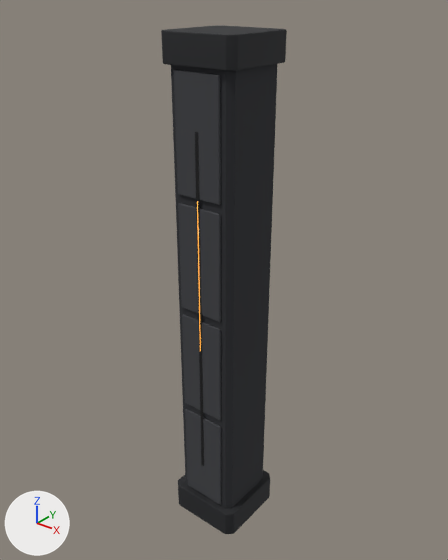
The glTF model assets/environments/nova_grid/nvg_env_pillar_a.glb as it was, and as the next commit left it.
Before and after are seen from a 50 mm camera at (4.0, -5.0, 6.44) aimed at (-0.08, 0.1, 3.28). Arrows for +X, +Y and +Z are at lower left; the lights stay in place. The picture after the commit comes second. Where no turn or scale is listed for an object, it has been applied to the vertices. Vertices at exactly the same position are counted once.

The first picture shows 'mesh_intact'.
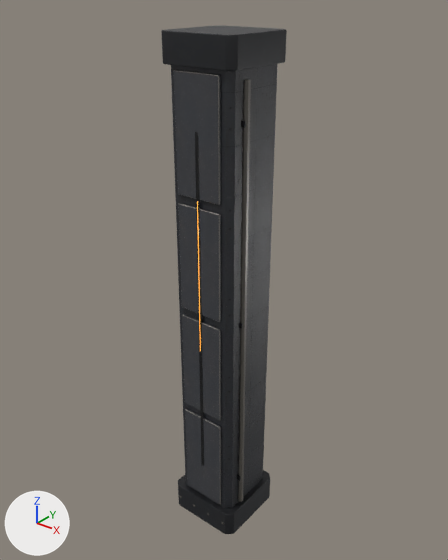
Boxes [x1, y1, x2, y2] around the edits, measured in the pictures (448 x 560 px):
'mesh_intact', reshaped
    both: [161, 26, 287, 534]
part 1 of me_mesh_intact, added
    after: [238, 79, 251, 502]
part 2 of me_mesh_intact, recoloured
    both: [174, 70, 221, 504]

The change, as a list of edits to the scene's bpy script:
```text
Change mat_mat_concrete_nvg:
    remove # nodes: BsdfPrincipled, OutputMaterial
    remove # colours: dark grey #2d2e32
    nodes: BsdfPrincipled, Math, Mix x2, NormalMap, OutputMaterial, SeparateColor, TexImage x3, VertexColor
    colours: pale pink #cdb9c5, mixed with the vertex colours
    uses the picture img_nvg_mat_reinforced_steel_a_albedo
    uses the picture img_nvg_mat_reinforced_steel_a_normal
    uses the picture img_nvg_mat_reinforced_steel_a_orm
Change mat_mat_concrete_nvg_panel:
    remove # nodes: BsdfPrincipled, OutputMaterial
    remove # colours: dark grey #3f4044
    nodes: BsdfPrincipled, Math, Mix x2, NormalMap, OutputMaterial, SeparateColor, TexImage x3, VertexColor
    colours: white #e8dcd7, mixed with the vertex colours
    uses the picture img_shr_mat_painted_panel_a_albedo
    uses the picture img_shr_mat_painted_panel_a_normal
    uses the picture img_shr_mat_painted_panel_a_orm
Add mat_trim_trim_nvg:
    mat_trim_trim_nvg = bpy.data.materials.new('trim_trim_nvg')
    # colours: beige #a19687, mixed with the vertex colours
    # uses the picture img_shr_mat_brushed_steel_a_albedo
    # uses the picture img_shr_mat_brushed_steel_a_normal
    # uses the picture img_shr_mat_brushed_steel_a_orm
Add mat_trim_edge_nvg:
    mat_trim_edge_nvg = bpy.data.materials.new('trim_edge_nvg')
    # colours: light grey #c6bbaa, mixed with the vertex colours
    # uses the picture img_shr_mat_brushed_steel_a_albedo
    # uses the picture img_shr_mat_brushed_steel_a_normal
    # uses the picture img_shr_mat_brushed_steel_a_orm
Change me_mesh_intact:
    remove me_mesh_intact.from_pydata(...)  # 224 vertices, 412 faces; spans x -0.48..0.48, y -0.48..0.48, z 0.0..6.0
    add me_mesh_intact.from_pydata(...)  # 292 vertices, 516 faces; spans x -0.48..0.48, y -0.49..0.48, z 0.0..6.0
    me_mesh_intact part 1: a new loose piece, a 6-sided cylinder along z spanning x 0.4..0.46, y -0.235..-0.165, z 0.4..5.6, in mat_trim_trim_nvg
    me_mesh_intact part 2: 64 faces spanning x -0.28..0.28, y -0.43..-0.4, z 0.4..5.65 switch from mat_mat_concrete_nvg_panel (dark grey #3f4044) to mat_trim_edge_nvg
    other edits to the shape of me_mesh_intact do not show in these pictures
    add me_mesh_intact.materials.append(mat_trim_trim_nvg)
```
